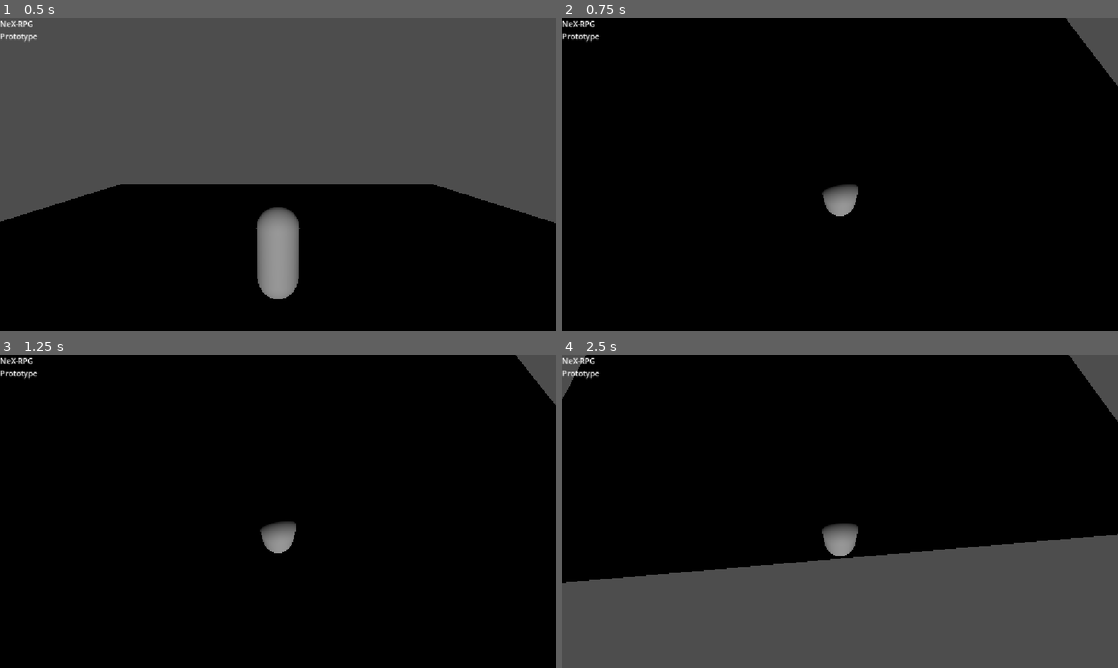
Above: before the commit, frames 1-4 (two rows, left to right).
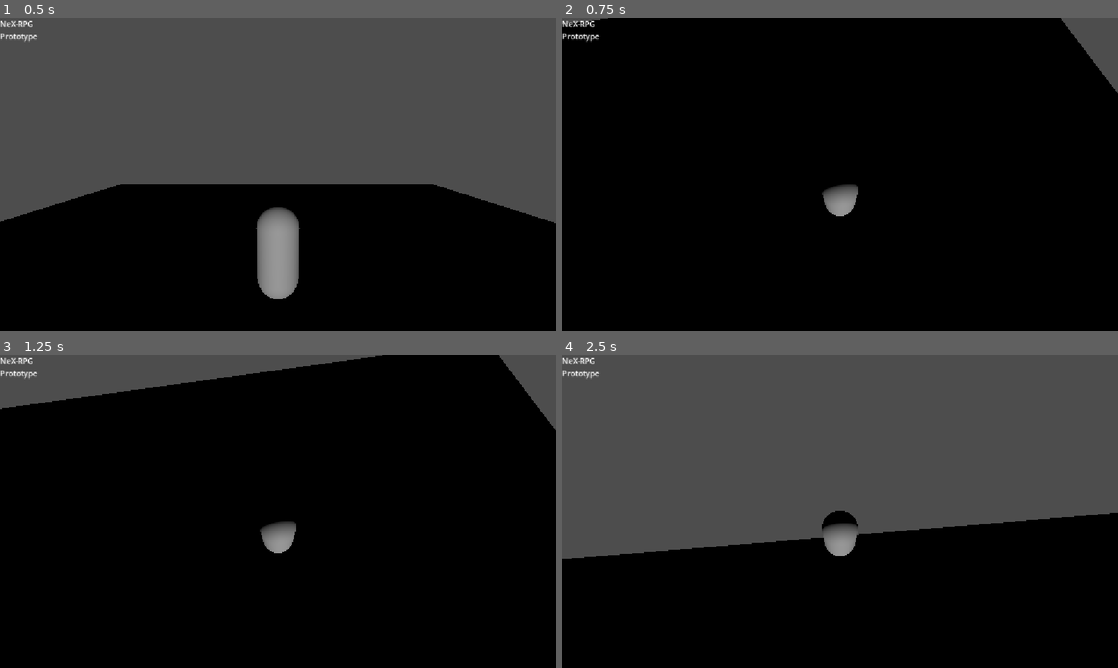
Above: after the commit, the same moments.

Repository: arturkramar535/NeX-RPG
Game: Godot game, scene res://scenes/world/World.tscn
The game is run twice, just before and just after one commit, with the same random seed, the same clock (stepped at 60 frames per second) and the same inputs. The project has no main scene, so this scene is started directly.
Inputs (mouse positions are in pixels of both pictures, inside the frame that each line leads up to):
- Up to frame 1 (0.5 s): no input
- Up to frame 2 (0.75 s): tap Enter at 0.5 s; move the mouse to (867, 174) at 0.52 s; hold W (move_up) from 0.53 s (still down)
- Up to frame 3 (1.25 s): keep holding W (move_up)
- Up to frame 4 (2.5 s): keep holding W (move_up); move the mouse to (812, 511) at 1.27 s; move the mouse to (851, 505) at 2.02 s

Frame 1 is identical in both runs. In frame 2, 0.3% of the frame differs, in the area x 0-100%, y 0-24%; in frame 3, 6.6%; in frame 4, 91%, in the area x 0-100%, y 0-100%.

Commit message:
Add player

Diff:
--- /dev/null
+++ b/data/characters/player_default.tres
@@ -0,0 +1,10 @@
+[gd_resource type="Resource" script_class="CharacterData" format=3 uid="uid://dwmyg3nyswluq"]
+
+[ext_resource type="Script" uid="uid://bgwwm7icb8nwq" path="res://scripts/characters/character_data.gd" id="1_37did"]
+[ext_resource type="Resource" uid="uid://t75ihsfp1j7f" path="res://data/characters/player_default_appearance.tres" id="1_l1an8"]
+
+[resource]
+script = ExtResource("1_37did")
+character_name = "Player"
+gender = "Male"
+appearance = ExtResource("1_l1an8")
--- /dev/null
+++ b/data/characters/player_default_appearance.tres
@@ -0,0 +1,8 @@
+[gd_resource type="Resource" format=3 uid="uid://t75ihsfp1j7f"]
+
+[ext_resource type="Script" uid="uid://cs7b8e14pgx4t" path="res://scripts/characters/appearance_data.gd" id="1_8biw2"]
+
+[resource]
+script = ExtResource("1_8biw2")
+eye_color = "blue"
+hair_color = "brown"
--- a/scenes/characters/player.tscn
+++ b/scenes/characters/player.tscn
@@ -1,7 +1,9 @@
 [gd_scene format=3 uid="uid://bmx6ynphorvcb"]
 
 [ext_resource type="Script" uid="uid://2w0sq424sedw" path="res://scripts/player/player_controller.gd" id="1_rp718"]
+[ext_resource type="Resource" uid="uid://dwmyg3nyswluq" path="res://data/characters/player_default.tres" id="2_76oj4"]
 [ext_resource type="Script" uid="uid://cbm35l57kfnh5" path="res://scripts/player/third_person_camera.gd" id="2_yewv4"]
+[ext_resource type="Script" uid="uid://bw53skmpfnyeg" path="res://scripts/characters/character_visual.gd" id="4_dyp2m"]
 
 [sub_resource type="CapsuleShape3D" id="CapsuleShape3D_4lv1d"]
 radius = 0.4
@@ -14,6 +16,7 @@
 [node name="Player" type="CharacterBody3D" unique_id=2102119853]
 transform = Transform3D(1, 0, 0, 0, 1, 0, 0, 0, 1, 0, 1, 0)
 script = ExtResource("1_rp718")
+character_data = ExtResource("2_76oj4")
 
 [node name="CollisionShape3D" type="CollisionShape3D" parent="." unique_id=598929102]
 shape = SubResource("CapsuleShape3D_4lv1d")
@@ -32,3 +35,6 @@
 [node name="Camera3D" type="Camera3D" parent="CameraPivot/SpringArm3D" unique_id=2072762560]
 current = true
 fov = 70.0
+
+[node name="CharacterVisual" type="Node3D" parent="." unique_id=1538480077]
+script = ExtResource("4_dyp2m")
--- /dev/null
+++ b/scripts/characters/appearance_data.gd
@@ -0,0 +1,31 @@
+class_name AppearanceData
+extends Resource
+
+## Visual configuration of a character.
+## It contains references/identifiers for the visual components,
+## but does not contain the actual 3D models.
+
+@export_category("Body")
+
+@export var body_type: String = "default"
+@export var body_height: float = 1.0
+@export var body_build: String = "default"
+
+@export_category("Face")
+
+@export var face_type: String = "default"
+@export var eye_type: String = "default"
+@export var eye_color: String = "default"
+
+@export_category("Hair")
+
+@export var hair_style: String = "default"
+@export var hair_color: String = "default"
+
+@export_category("Skin")
+
+@export var skin_type: String = "default"
+
+@export_category("Outfit")
+
+@export var outfit: String = "default"
--- /dev/null
+++ b/scripts/characters/character_data.gd
@@ -0,0 +1,19 @@
+class_name CharacterData
+extends Resource
+
+## Base data describing a character.
+
+@export_category("Identity")
+
+@export var character_name: String = "Unknown"
+@export var race: String = "Human"
+@export var gender: String = "Unknown"
+
+@export_category("Basic Stats")
+
+@export var level: int = 1
+@export var experience: int = 0
+
+@export_category("Appearance")
+
+@export var appearance: AppearanceData
--- /dev/null
+++ b/scripts/characters/character_visual.gd
@@ -0,0 +1,20 @@
+class_name CharacterVisual
+extends Node3D
+
+## Converts AppearanceData into a visual representation.
+## Actual 3D assets will be connected later.
+
+var appearance: AppearanceData
+
+
+func setup(new_appearance: AppearanceData) -> void:
+	appearance = new_appearance
+
+	if appearance == null:
+		push_warning("CharacterVisual: AppearanceData is missing.")
+		return
+
+	print("Character visual configured.")
+	print("Body: " + appearance.body_type)
+	print("Hair: " + appearance.hair_style)
+	print("Eyes: " + appearance.eye_color)
--- a/scripts/player/player_controller.gd
+++ b/scripts/player/player_controller.gd
@@ -1,29 +1,32 @@
 extends CharacterBody3D
 
 ## Basic third-person player controller.
+## Input is handled through the global InputManager.
 
 @export var movement_speed: float = 5.0
+@export var character_data: CharacterData
 
 @onready var camera_pivot: Node3D = $CameraPivot
-
-
+@onready var character_visual: CharacterVisual = $CharacterVisual
+func _ready() -> void:
+	if character_data != null:
+		print("Character loaded: " + character_data.character_name)
+		print("Race: " + character_data.race)
+		print("Gender: " + character_data.gender)
+		character_visual.setup(character_data.appearance)
 func _physics_process(_delta: float) -> void:
 	var input_direction := InputManager.get_movement_vector()
-
 	var camera_basis := camera_pivot.global_transform.basis
-
-	var forward := -camera_basis.z
+	var forward := camera_basis.z
 	var right := camera_basis.x
 
 	forward.y = 0.0
 	right.y = 0.0
 
-	forward = forward.normalized()
-	right = right.normalized()
-
-	var direction := (
-		right * input_direction.x
-		+ forward * input_direction.y
+	var direction := Vector3(
+		input_direction.x,
+		0.0,
+		input_direction.y
 	)
 
 	if direction.length() > 1.0:
Not shown, added: scripts/characters/appearance_data.gd.uid
Not shown, added: scripts/characters/character_data.gd.uid
Not shown, added: scripts/characters/character_visual.gd.uid
